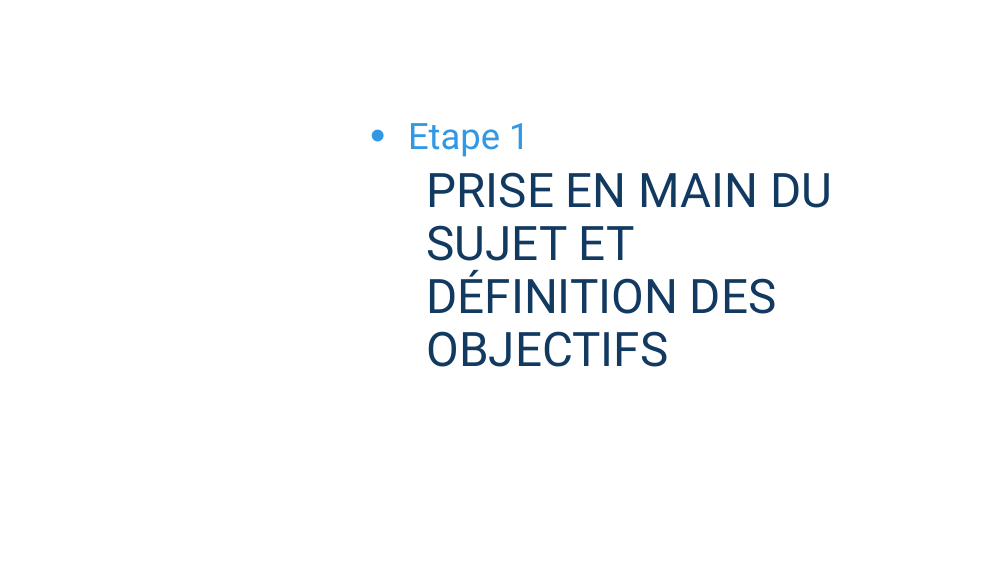
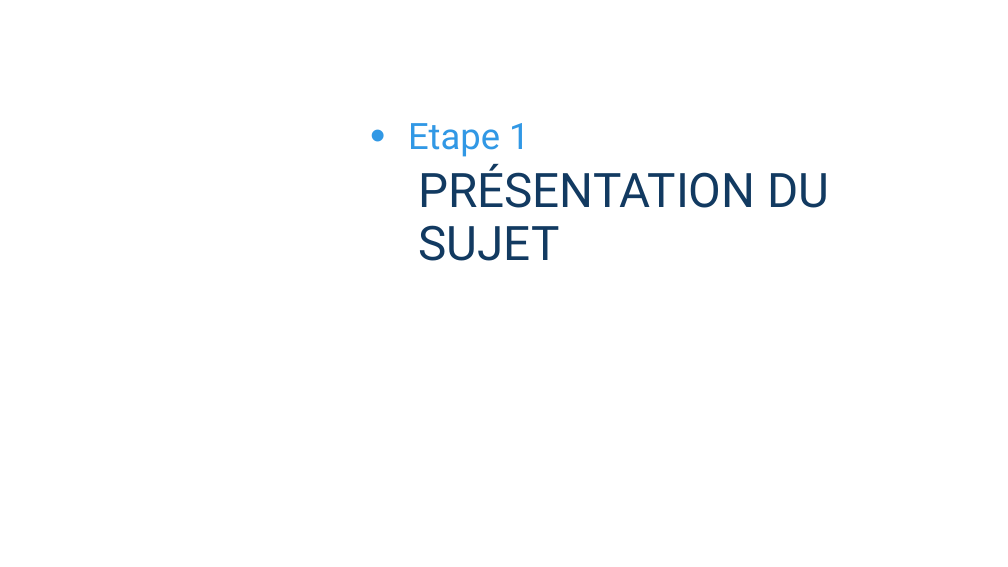
Before and after one commit to marc0bill/RobotMT, a slide deck: slide 2 of Trucs_utiles/Presentation/Projet SE3A.pptx. Drawn at 1008x567 pixels with LibreOffice and Linux fonts; fonts in the diff are those of the drawing; background and template pictures are left out. Boxes give left, top, right and bottom in pixels: in the first picture for what was removed or moved away, otherwise in the second. Text is boxed around its words. In the diff, an @@ line names an element or a change of style, - is before the commit and + after.

```diff
--- a/Trucs_utiles/Presentation/Projet SE3A.pptx
+++ b/Trucs_utiles/Presentation/Projet SE3A.pptx
@@ title at (418,164,829,261): text changed @@
-PRISE EN MAIN DU SUJET ET DÉFINITION DES OBJECTIFS
+PRÉSENTATION DU SUJET
```
Also in this commit, not shown: 3 other slides changed, 5 slides added, 1 slide removed.
